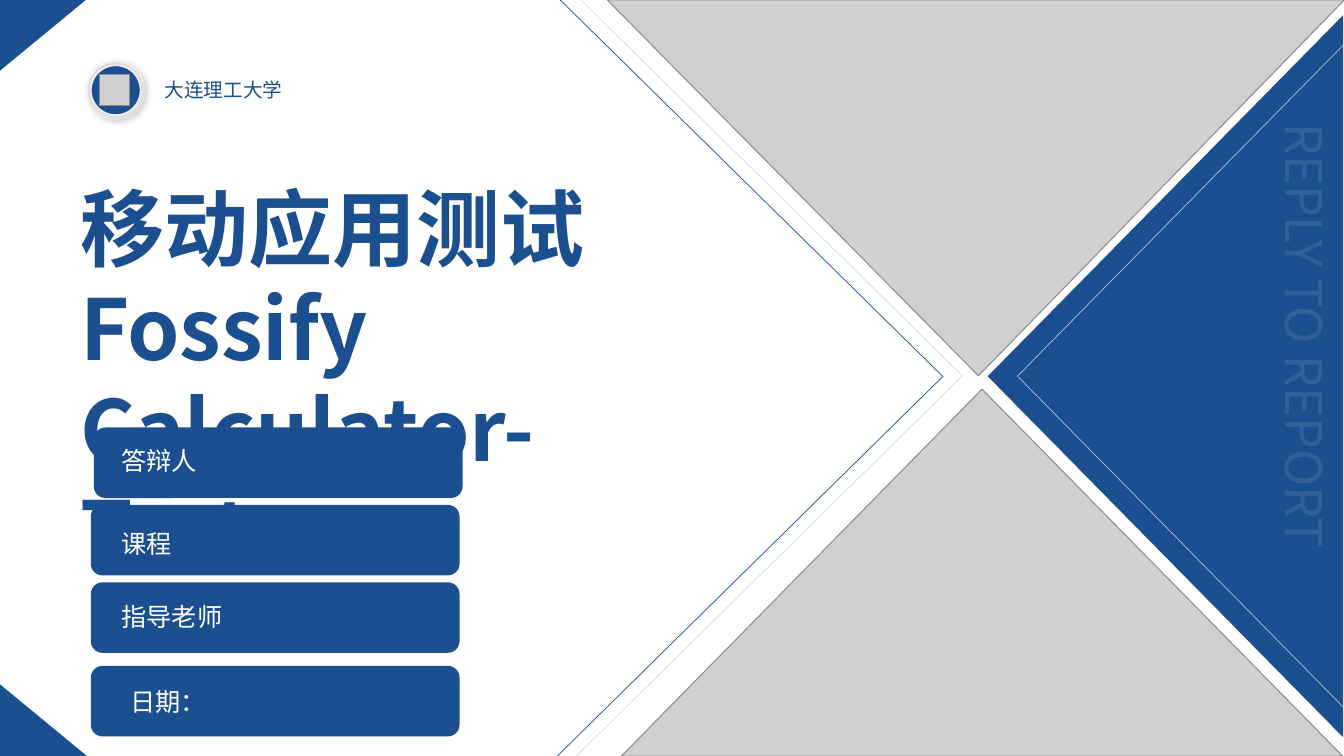
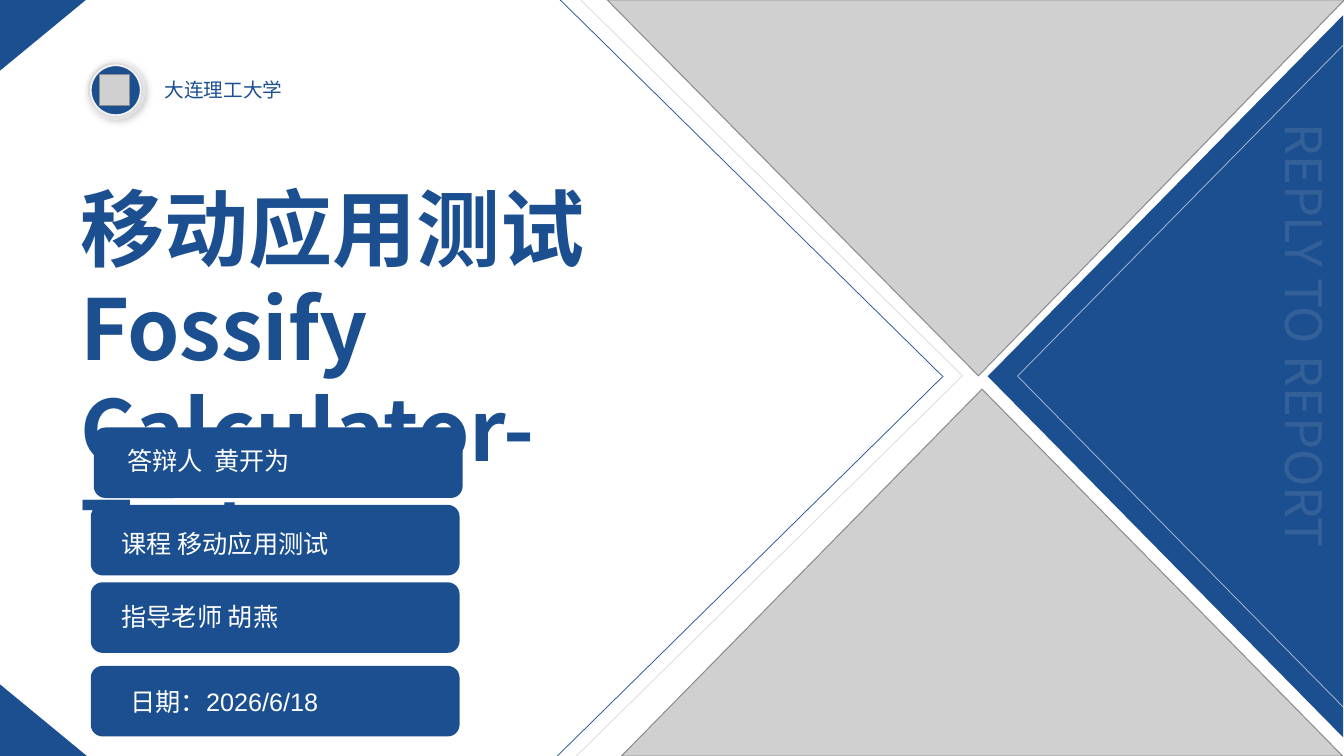
Before and after one commit to wentureing/fossify-math-unit-test, a slide deck: slide 1 of ppt相关/移动应用测试PPT.pptx. Drawn at 1344x756 pixels with LibreOffice and Linux fonts; fonts in the diff are those of the drawing; grey boxes stand for pictures. Boxes give left, top, right and bottom in pixels: in the first picture for what was removed or moved away, otherwise in the second. Text is boxed around its words. In the diff, an @@ line names an element or a change of style, - is before the commit and + after.

```diff
--- a/ppt相关/移动应用测试PPT.pptx
+++ b/ppt相关/移动应用测试PPT.pptx
@@ text at (127, 449, 290, 472): text changed @@
-答辩人
+答辩人 黄开为
@@ text at (122, 531, 329, 555): text changed @@
-课程
+课程 移动应用测试
@@ text at (122, 604, 278, 628): text changed @@
-指导老师
+指导老师 胡燕
@@ text at (131, 690, 319, 713): text changed @@
-日期：
+日期：2026/6/18
```
Also in this commit, not shown: 7 other slides changed, 8 slides added, 11 slides removed, 11 other files.
